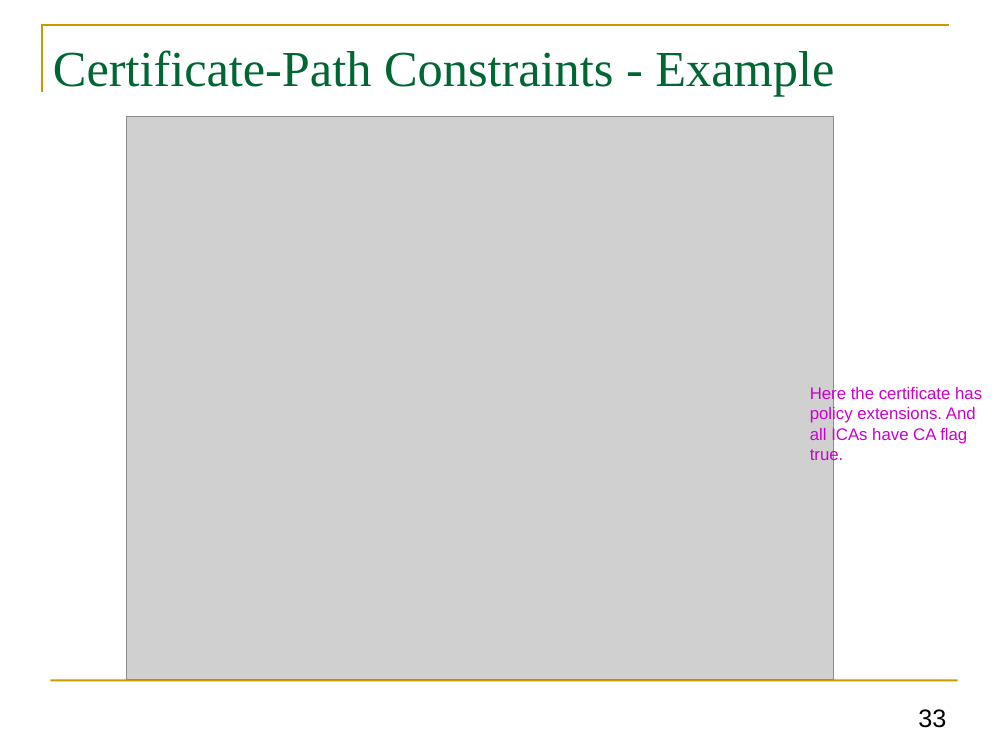
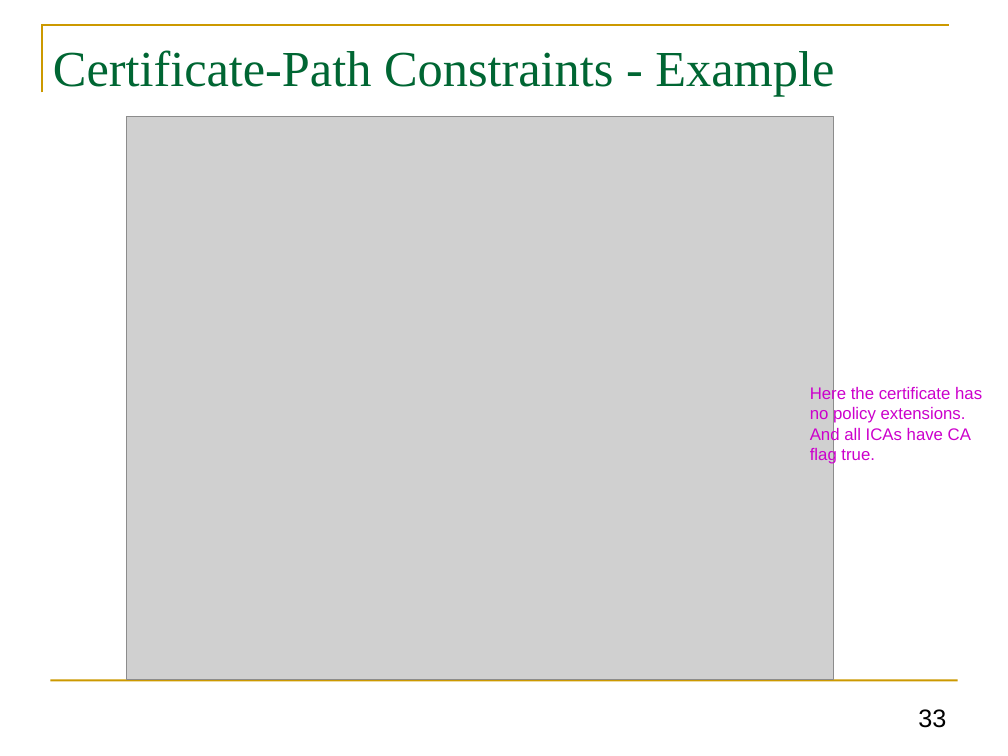
Before and after one commit to GhadaAlmashaqbeh/GhadaAlmashaqbeh.github.io, a slide deck: slide 33 of courses/cse3400-s2021/lecture12.pptx. Drawn at 1008x756 pixels with LibreOffice and Linux fonts; fonts in the diff are those of the drawing; grey boxes stand for pictures. Boxes give left, top, right and bottom in pixels: in the first picture for what was removed or moved away, otherwise in the second. Text is boxed around its words. In the diff, an @@ line names an element or a change of style, - is before the commit and + after.

Commit message:
add lecture 13

```diff
--- a/courses/cse3400-s2021/lecture12.pptx
+++ b/courses/cse3400-s2021/lecture12.pptx
@@ text at (810, 386, 982, 464): text changed @@
-Here the certificate has policy extensions. And all ICAs have CA flag true.
+Here the certificate has no policy extensions. And all ICAs have CA flag true.
```
Also in this commit, not shown: 1 other slide changed, 5 other files.
